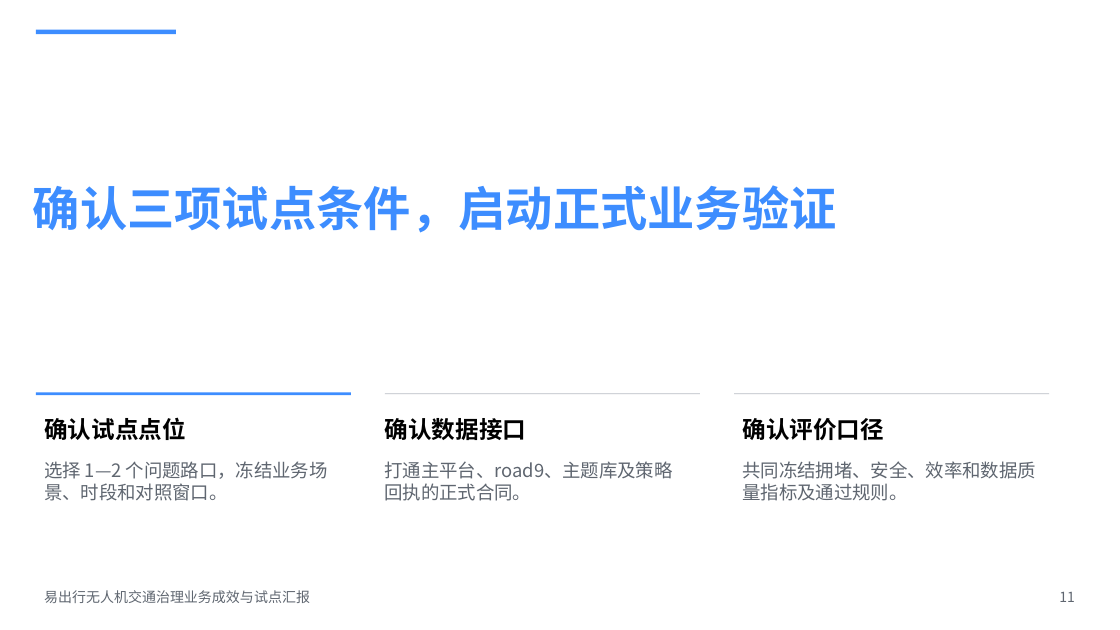
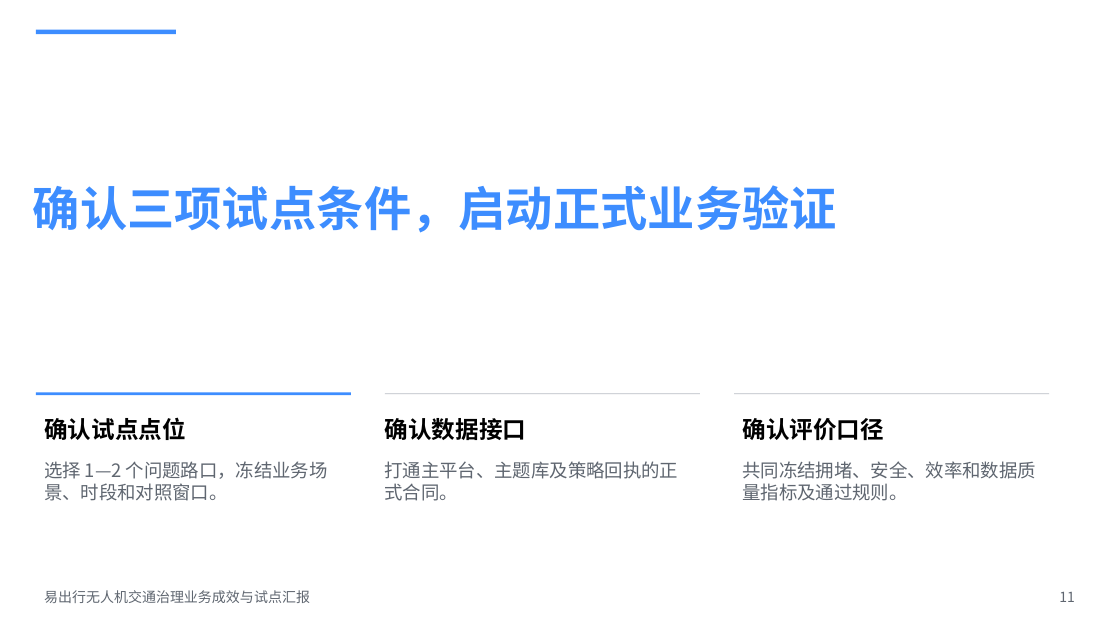
Before and after one commit to fjwangzy/TrafficAnalyzer, a slide deck: slide 11 of docs/generated/易出行无人机交通治理业务成效与试点汇报.pptx. Drawn at 1120x630 pixels with LibreOffice and Linux fonts; fonts in the diff are those of the drawing; background and template pictures are left out. Boxes give left, top, right and bottom in pixels: in the first picture for what was removed or moved away, otherwise in the second. Text is boxed around its words. In the diff, an @@ line names an element or a change of style, - is before the commit and + after.

```diff
--- a/docs/generated/易出行无人机交通治理业务成效与试点汇报.pptx
+++ b/docs/generated/易出行无人机交通治理业务成效与试点汇报.pptx
@@ text at box(385, 461, 678, 501): text changed @@
-打通主平台、road9、主题库及策略回执的正式合同。
+打通主平台、主题库及策略回执的正式合同。
```
Also in this commit, not shown: 7 other slides changed, 2 slides added, 2 slides removed, 45 other files.
